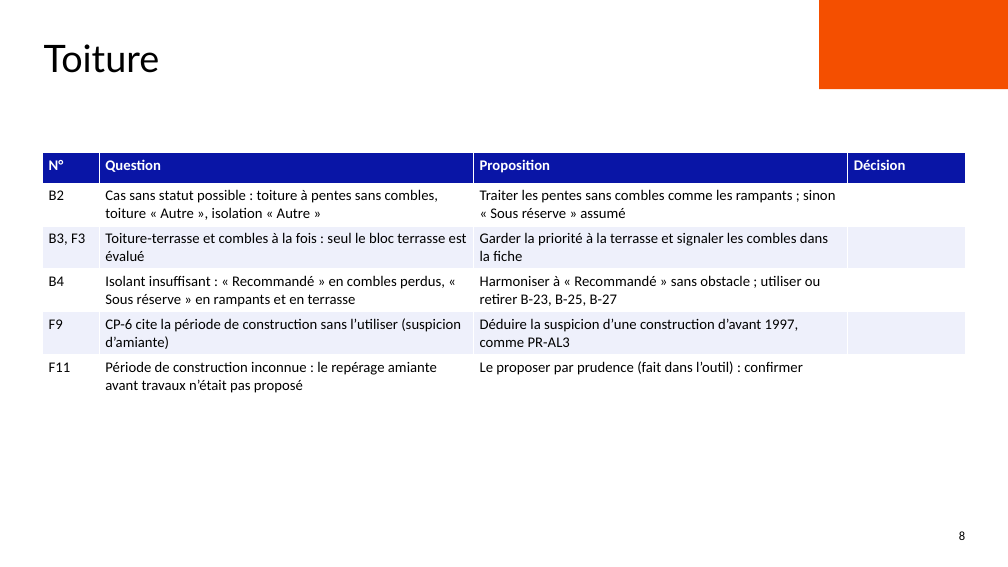
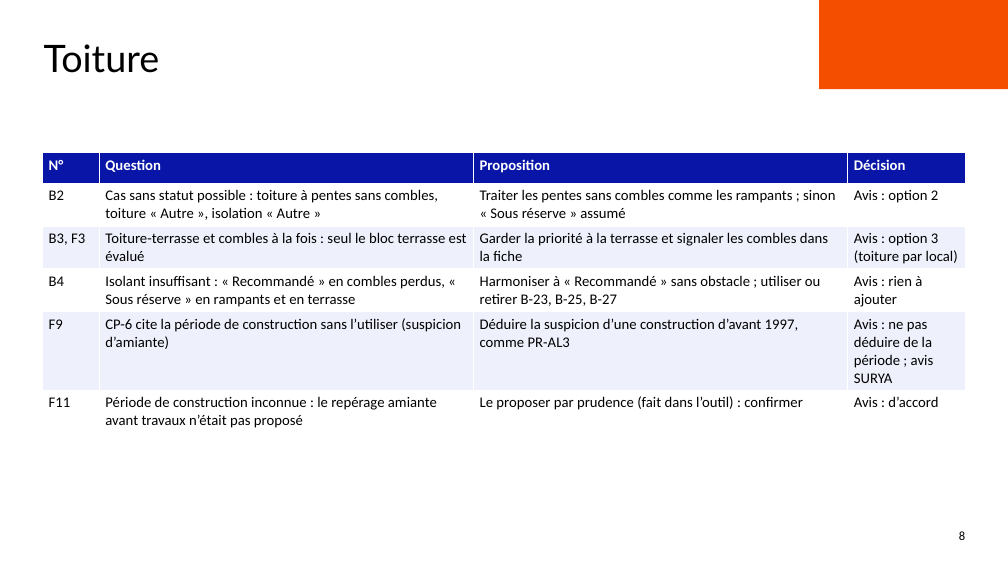
Before and after one commit to benjaminlallemand44/outilplancanicule_methodosurya, a slide deck: slide 8 of docs/presentation/Points_a_trancher_reunion.pptx. Drawn at 1008x567 pixels with LibreOffice and Linux fonts; fonts in the diff are those of the drawing; background and template pictures are left out. Boxes give left, top, right and bottom in pixels: in the first picture for what was removed or moved away, otherwise in the second. Text is boxed around its words. In the diff, an @@ line names an element or a change of style, - is before the commit and + after.

```diff
--- a/docs/presentation/Points_a_trancher_reunion.pptx
+++ b/docs/presentation/Points_a_trancher_reunion.pptx
@@ table at bbox=[42, 153, 965, 432] @@
-row 2, column 4: 
+row 2, column 4: Avis : option 2
-row 3, column 4: 
+row 3, column 4: Avis : option 3 (toiture par local)
-row 4, column 4: 
+row 4, column 4: Avis : rien à ajouter
-row 5, column 4: 
+row 5, column 4: Avis : ne pas déduire de la période ; avis SURYA
-row 6, column 4: 
+row 6, column 4: Avis : d’accord
```
Also in this commit, not shown: 7 other slides changed, 4 other files.
